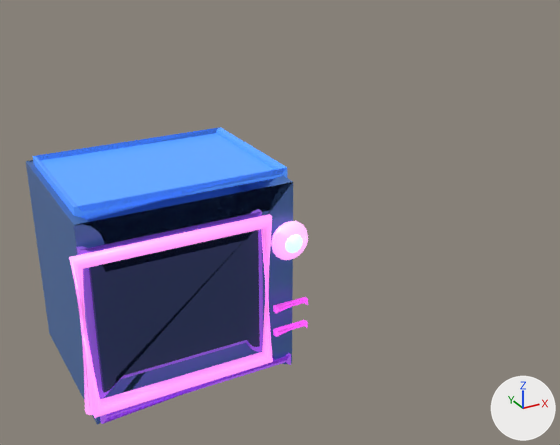
One commit to the glTF model spalakh3d/assets/SpalakhConsoleNeon_v094.glb: the scene before it, then after it.
One viewpoint serves both versions: a 50 mm camera at (-0.89, -2.57, 1.35) aimed at (0.33, -0.35, 0.24). Lighting does not change. The marker at lower right points along +X, +Y and +Z. The first picture is the older version. Vertices at exactly the same position are counted once.
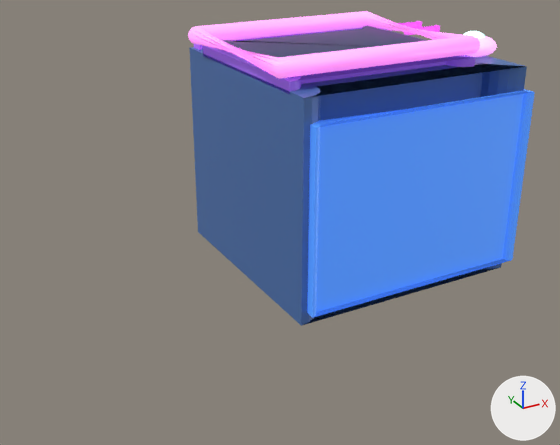
The change, as JSON lines over the scene's bpy script:
```json
{"block": "me_mesh_0", "where": "# used by ob_mesh_0; location = (0.0, 0.0, 0.0)"}
{"op": "remove", "block": "me_mesh_0", "code": "me_mesh_0.from_pydata(...)  # 720 vertices, 1388 faces; spans x -0.437..0.435, y -0.428..0.34, z -0.38..0.407"}
{"op": "add", "block": "me_mesh_0", "code": "me_mesh_0.from_pydata(...)  # 720 vertices, 1388 faces; spans x 0.063..0.935, y -0.908..-0.12, z 0.16..0.928"}
{"block": "me_mesh_0", "change": "me_mesh_0 part 1: the loose piece of 114 vertices spanning x 0.285..0.435, y -0.405..-0.335, z 0.095..0.245 is multiplied about its middle by the matrix ((1.0, 0.0, 0.0), (0.0, 0.0, -1.0), (0.0, -1.0, 0.0)), then moved by (0.5, -0.3, 0.7)"}
{"block": "me_mesh_0", "change": "me_mesh_0 part 2: the loose piece of 222 vertices spanning x 0.323..0.397, y -0.416..-0.372, z 0.133..0.207 is multiplied about its middle by the matrix ((1.0, 0.0, 0.0), (0.0, 0.0, -1.0), (0.0, -1.0, 0.0)), then moved by (0.5, -0.276, 0.724)"}
{"block": "me_mesh_0", "change": "me_mesh_0 part 3: 384 of 720 vertices moved; they spanned x -0.437..0.428, y -0.428..0.34, z -0.38..0.407 and now span x 0.063..0.928, y -0.908..-0.12, z 0.16..0.928; mean shift (0.5, -0.197, 0.803); largest move (-0.41, -0.409, -0.297) -> (0.767, -0.21, 0.909)"}
```

What differs and where, as boxes [x1, y1, x2, y2] in the pictures (560 x 445 px; the box of a moved part takes in the faces that stretch with it):
```json
{"object": "Mesh_0", "change": "reshaped", "before": [26, 127, 308, 424], "after": [188, 11, 535, 326], "on screen": "23% wider, 6% taller"}
{"part": 1, "of": "me_mesh_0", "change": "moved or reshaped", "before": [271, 221, 308, 260], "after": [468, 36, 497, 57]}
{"part": 2, "of": "me_mesh_0", "change": "moved or reshaped", "before": [285, 234, 303, 253], "after": [463, 31, 485, 38]}
{"part": 3, "of": "me_mesh_0", "change": "moved or reshaped", "before": [26, 127, 308, 424], "after": [188, 11, 535, 326]}
```
